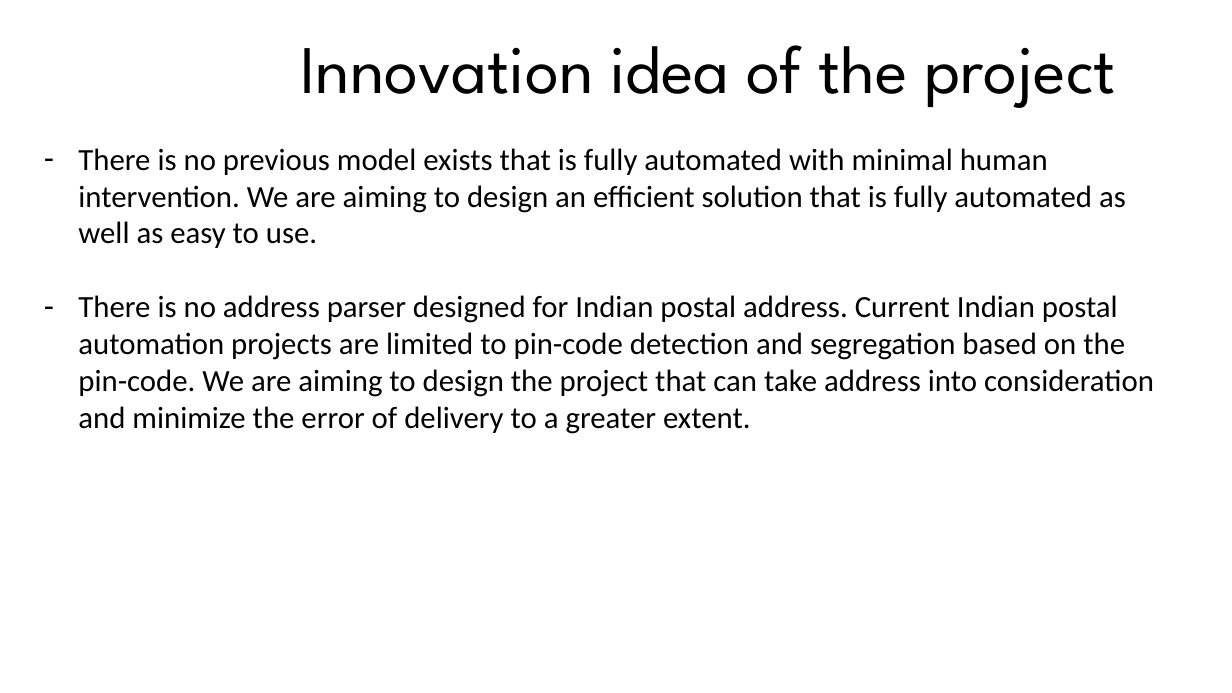
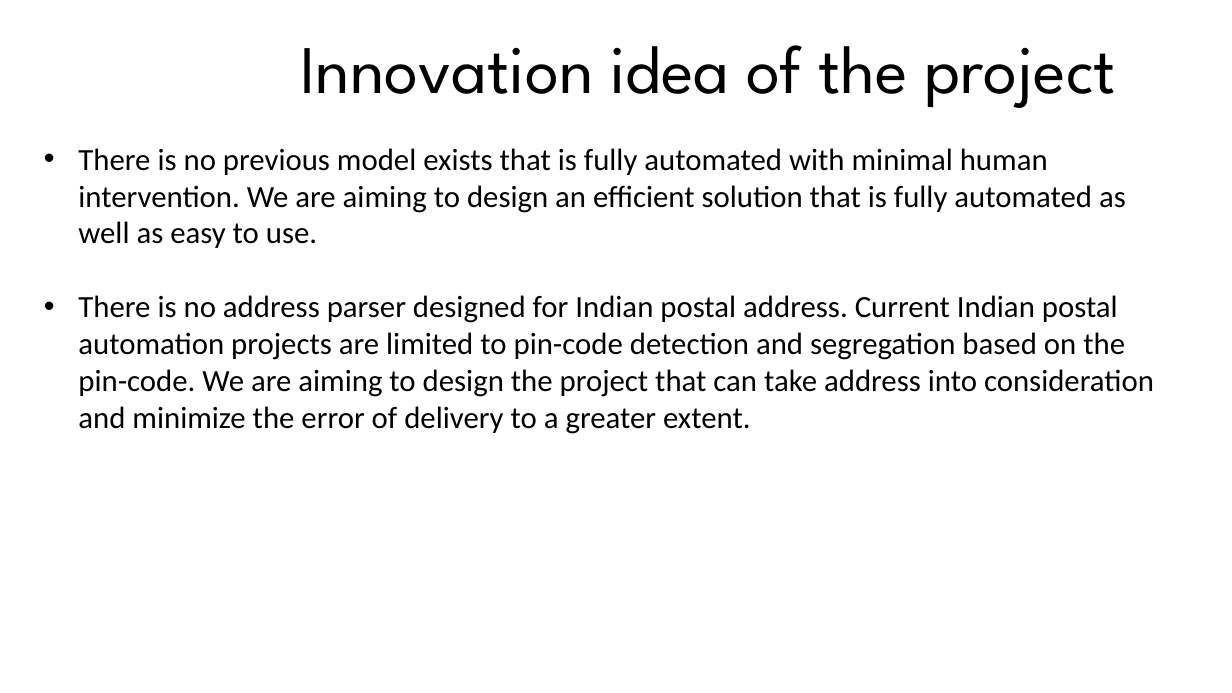
Before and after one commit to Surya-kiran-paluru/Indian-Postal-Automation, a slide deck: slide 15 of docs/Review 2.pptm (slide 14 before the commit). Drawn at 1232x693 pixels with LibreOffice and Linux fonts; fonts in the diff are those of the drawing; background and template pictures are left out. Boxes give left, top, right and bottom in pixels: in the first picture for what was removed or moved away, otherwise in the second. Text is boxed around its words. In the diff, an @@ line names an element or a change of style, - is before the commit and + after.

```diff
--- a/docs/Review 2.pptm
+++ b/docs/Review 2.pptm
@@ text "There is no previous model ..." at [78, 148, 1154, 434]: bullet - to • @@
```
Also in this commit, not shown: 10 other slides changed, 1 slide added, 15 other files.
